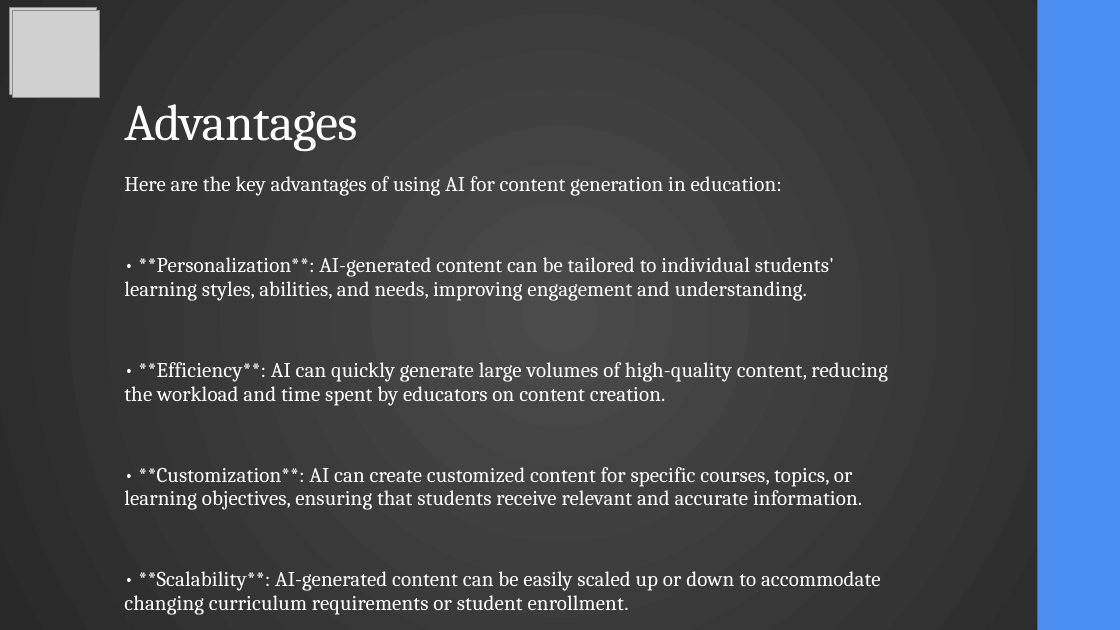
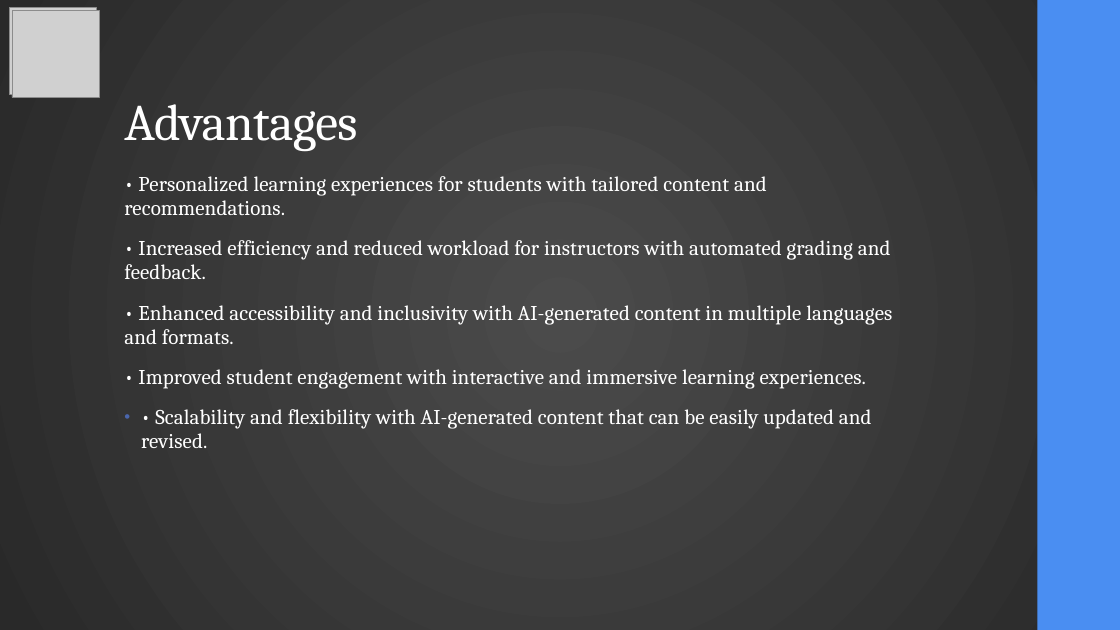
Before and after one commit to RomanMykolaichuk/DEEP_04_2025, a slide deck: slide 3 of final_presentation_eng.pptx. Drawn at 1120x630 pixels with LibreOffice and Linux fonts; fonts in the diff are those of the drawing; grey boxes stand for pictures. Boxes give left, top, right and bottom in pixels: in the first picture for what was removed or moved away, otherwise in the second. Text is boxed around its words. In the diff, an @@ line names an element or a change of style, - is before the commit and + after.

```diff
--- a/final_presentation_eng.pptx
+++ b/final_presentation_eng.pptx
@@ text at [124, 176, 892, 448]: text changed @@
-• Here are the key advantages of using AI for content generation in education:
-  • **Personalization**: AI-generated content can be tailored to individual students' learning styles, abilities, and needs, improving engagement and understanding.
-  • **Efficiency**: AI can quickly generate large volumes of high-quality content, reducing the workload and time spent by educators on content creation.
-  • **Customization**: AI can create customized content for specific courses, topics, or learning objectives, ensuring that students receive relevant and accurate information.
-  • **Scalability**: AI-generated content can be easily scaled up or down to accommodate changing curriculum requirements or student enrollment.
-  • **Consistency**: AI can ensure consistency in content quality, tone, and language, reducing errors and improving overall educational experience.
+• • Personalized learning experiences for students with tailored content and recommendations.
+  • Increased efficiency and reduced workload for instructors with automated grading and feedback.
+  • Enhanced accessibility and inclusivity with AI-generated content in multiple languages and formats.
+  • Improved student engagement with interactive and immersive learning experiences.
+  • Scalability and flexibility with AI-generated content that can be easily updated and revised.
```
Also in this commit, not shown: 13 other slides changed, 2 other files.
